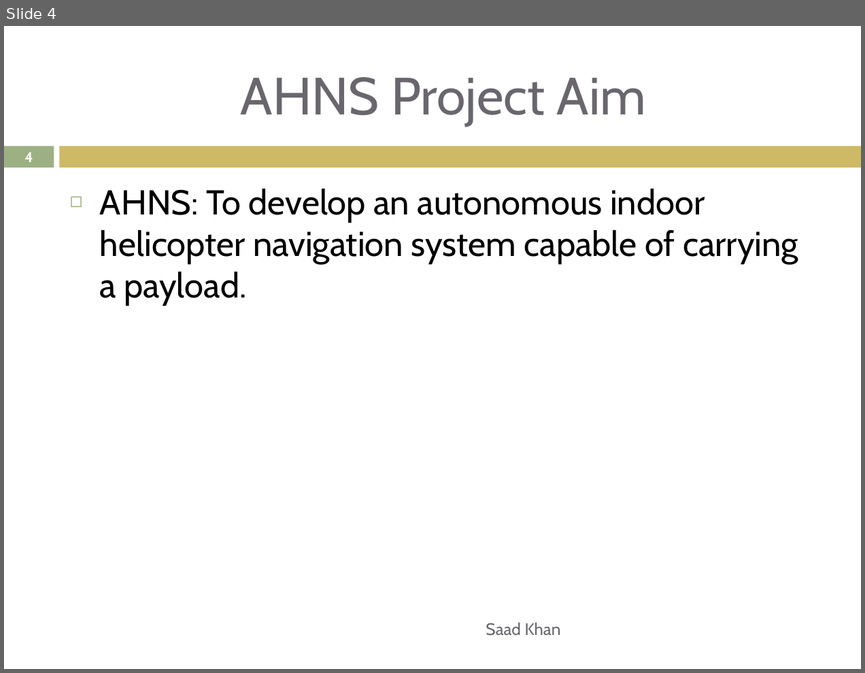
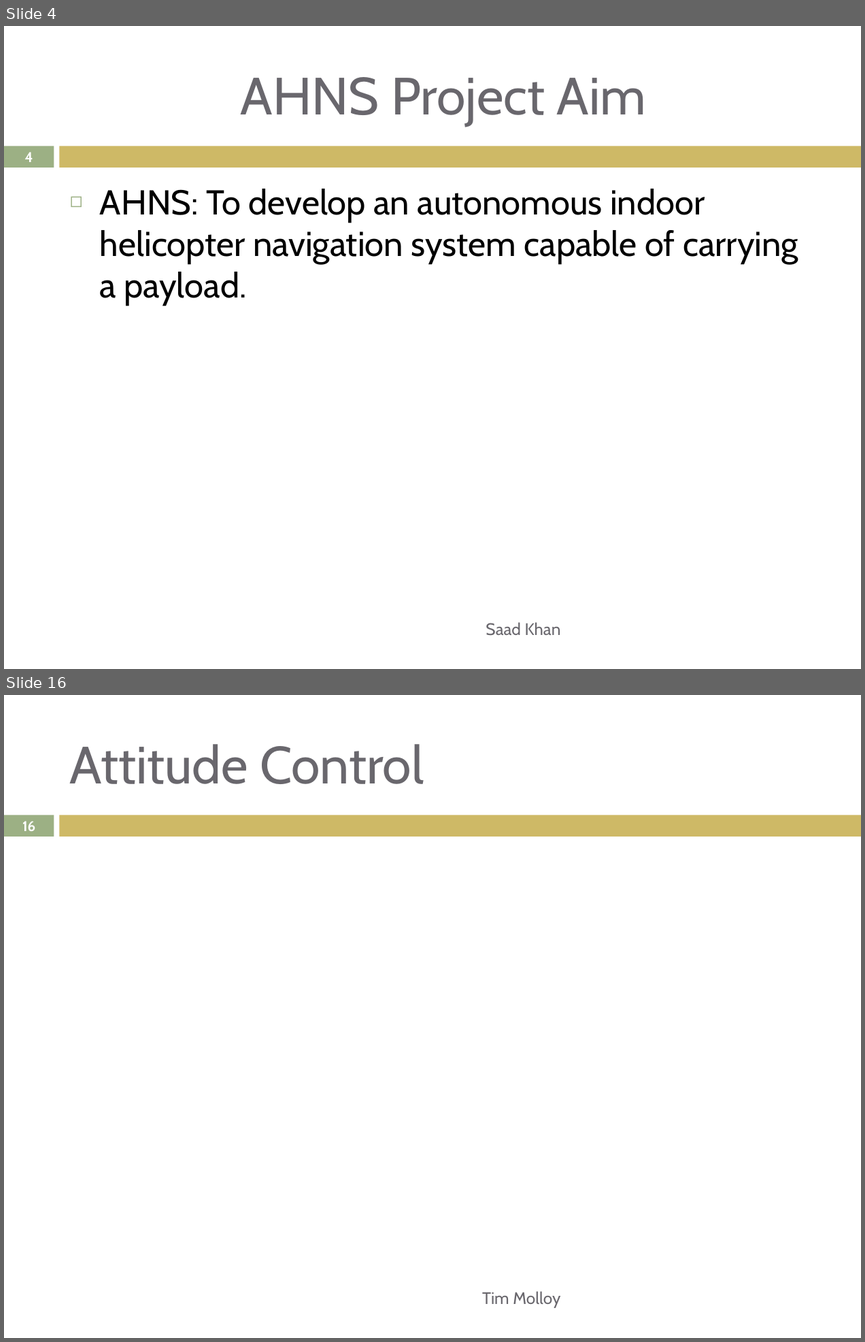
Before and after one commit to lijian8/ahns10, a slide deck: docproject/official_ahns/presentations/tim_semester1.pptx. Shown one above the other, each under a label of ours: slide 4 before the commit, slides 4 and 16 after it; the slides between them are not shown. The pictures are 865x673 and 865x1342 pixels, drawn with LibreOffice and Linux fonts; fonts in the diff are those of the drawing. Boxes give left, top, right and bottom in pixels: in the first picture for what was removed or moved away, otherwise in the second. Text is boxed around its words. In the diff, an @@ line names an element or a change of style, - is before the commit and + after.

```diff
--- a/docproject/official_ahns/presentations/tim_semester1.pptx
+++ b/docproject/official_ahns/presentations/tim_semester1.pptx
@@ slide 16 added at (4,695,861,1338), background #FFFFFF; not listed: 2 template elements that a slide beside it also shows @@
@@ title added at (70,744,424,784), 44 pt, text #69676D @@
+Attitude Control
@@ page number added at (22,821,35,831), 11.9 pt, text #FFFFFF, bold @@
+16
@@ text added at (482,1291,560,1308), 14 pt, text #69676D @@
+Tim Molloy
```
Also in this commit, not shown: 4 slides changed, 8 other slides added.
